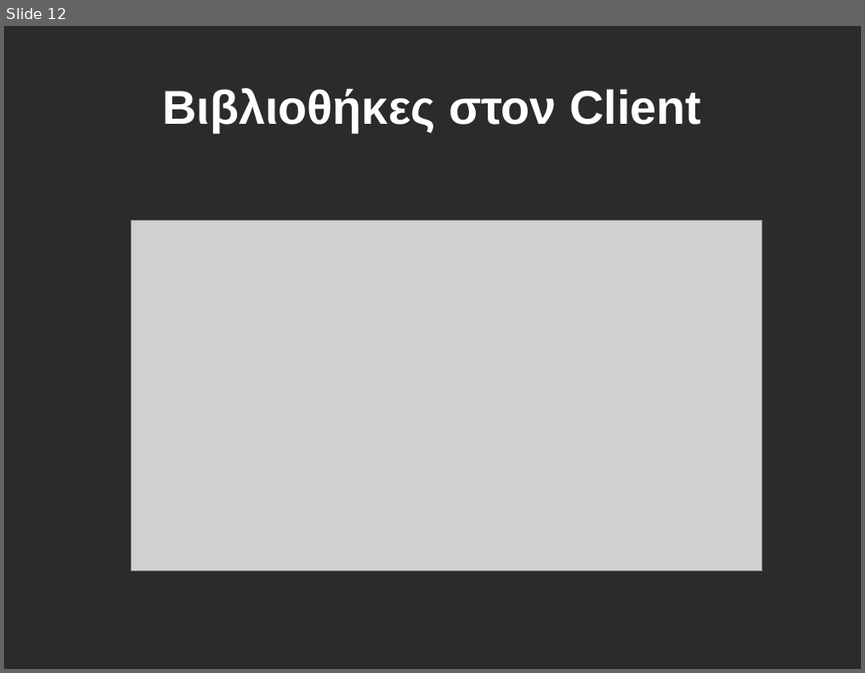
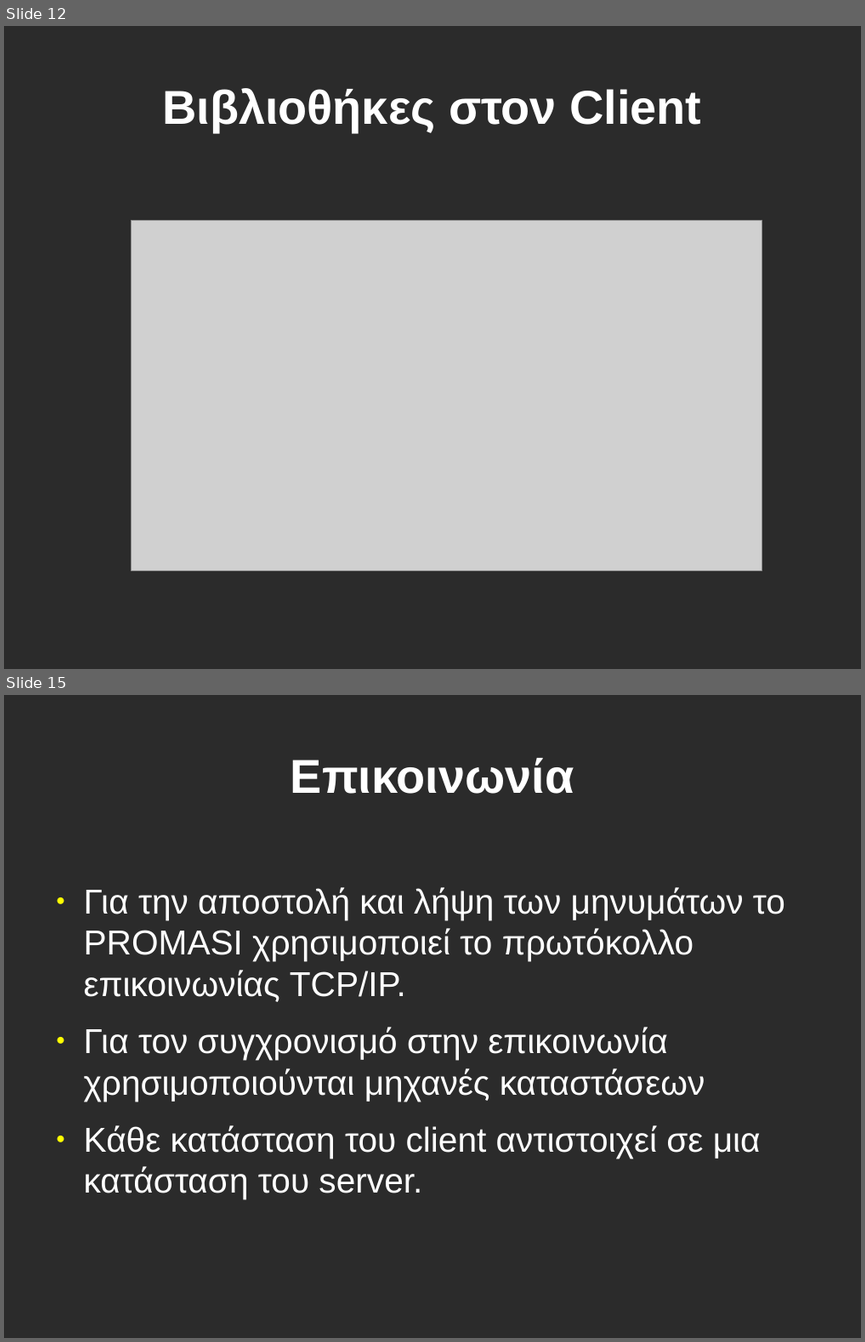
Before and after one commit to npetalid/Promasi-V2, a slide deck: Documentation/El/Slides/Presentation.odp. Shown one above the other, each under a label of ours: slide 12 before the commit, slides 12 and 15 after it; the slides between them are not shown. The pictures are 865x673 and 865x1342 pixels, drawn with LibreOffice and Linux fonts; fonts in the diff are those of the drawing; grey boxes stand for pictures; background and template pictures are left out; a plain dark background stands for a picture behind light text. Boxes give left, top, right and bottom in pixels: in the first picture for what was removed or moved away, otherwise in the second. Text is boxed around its words. In the diff, an @@ line names an element or a change of style, - is before the commit and + after.

```diff
--- a/Documentation/El/Slides/Presentation.odp
+++ b/Documentation/El/Slides/Presentation.odp
@@ slide 15 added at [4, 695, 861, 1338], background picture (left out) @@
@@ title added at [290, 758, 574, 794], 44 pt, text #FFFFFF, bold @@
+Επικοινωνία
@@ text added at [84, 887, 785, 1199], 32 pt, text #FFFFFF @@
+● Για την αποστολή και λήψη των μηνυμάτων το PROMASI χρησιμοποιεί το πρωτόκολλο επικοινωνίας TCP/IP.
+● Για τον συγχρονισμό στην επικοινωνία χρησιμοποιούνται μηχανές καταστάσεων
+● Κάθε κατάσταση του client αντιστοιχεί σε μια κατάσταση του server.
```
Also in this commit, not shown: 2 slides changed, 5 other slides added, 1 slide removed.
